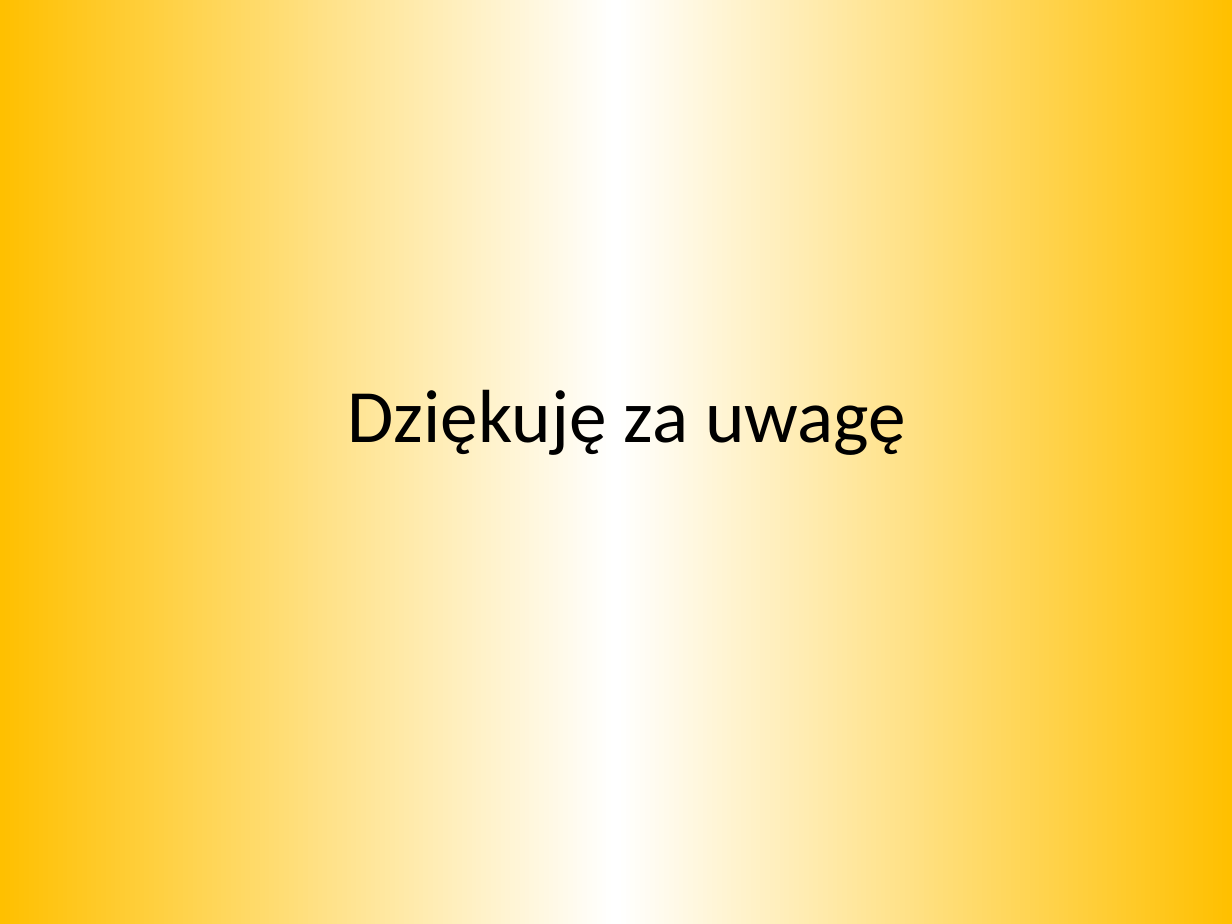
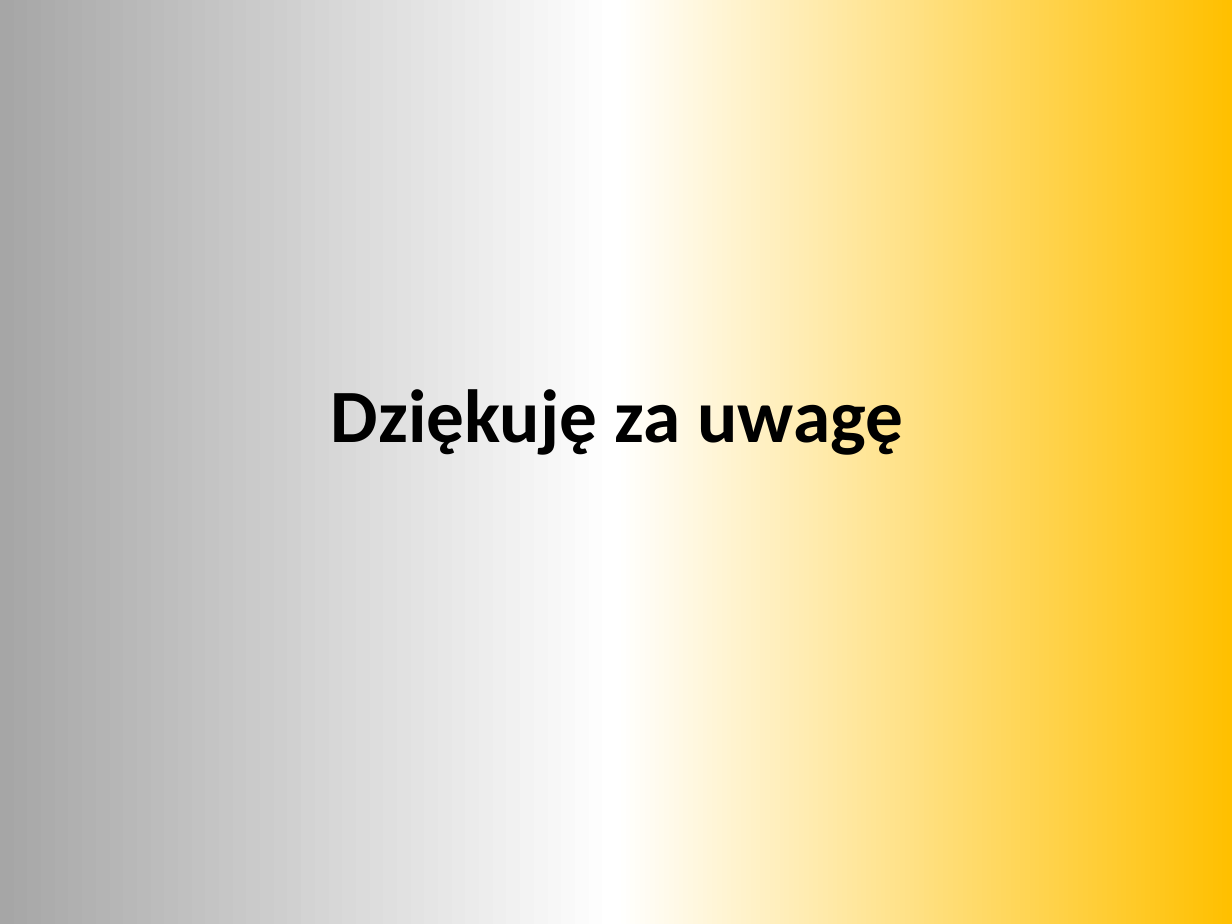
Before and after one commit to mkapiczy/DronVision, a slide deck: slide 27 of Dokumenty/Obrona/Prezentacja.pptx (slide 28 before the commit). Drawn at 1232x924 pixels with LibreOffice and Linux fonts; fonts in the diff are those of the drawing. Boxes give left, top, right and bottom in pixels: in the first picture for what was removed or moved away, otherwise in the second. Text is boxed around its words. In the diff, an @@ line names an element or a change of style, - is before the commit and + after.

```diff
--- a/Dokumenty/Obrona/Prezentacja.pptx
+++ b/Dokumenty/Obrona/Prezentacja.pptx
@@ background gradient #FFC000 to #FFFFFF to gradient #A6A6A6 to #FFFFFF to #FFC000 @@
@@ title "Dziękuję za uwagę": place and size @@
-title "Dziękuję za uwagę" at (348,380,906,460)
+title "Dziękuję za uwagę" at (331,380,903,460)
@@ title "Dziękuję za uwagę" at (331,380,903,460): bold on @@
```
Also in this commit, not shown: 16 other slides changed, 10 slides added, 11 slides removed, 4 other files.
